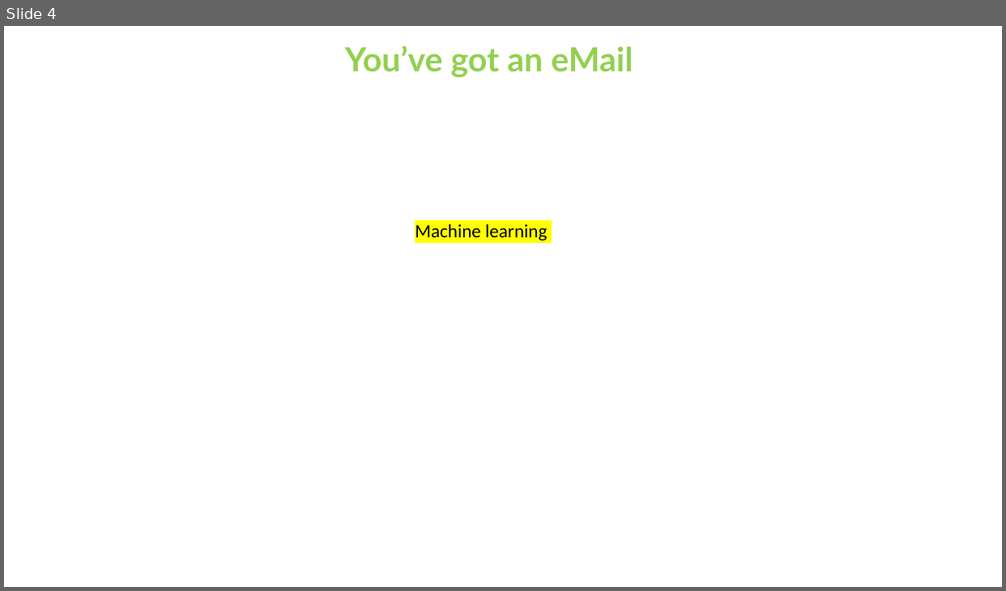
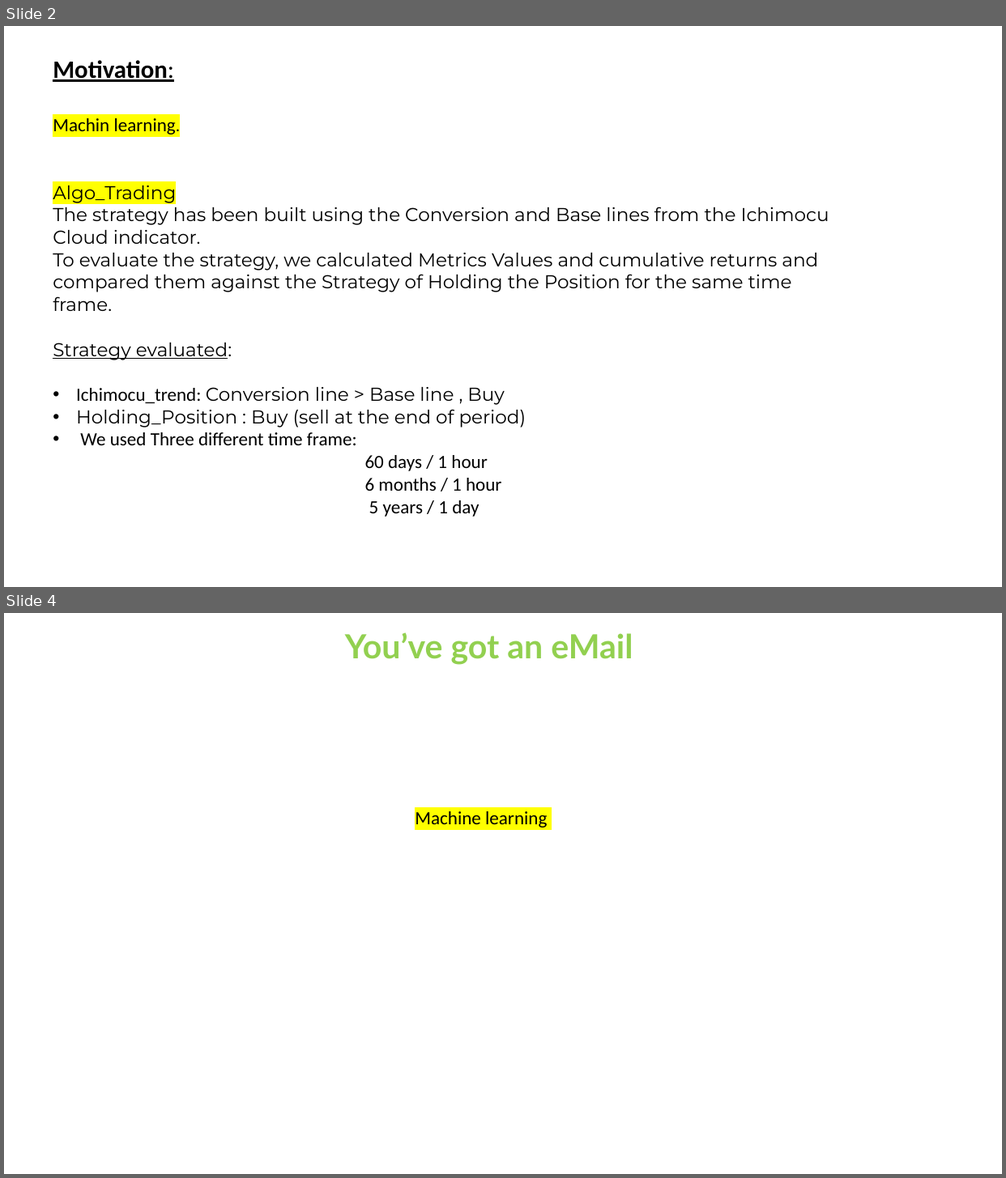
Before and after one commit to Tylryan/Stock-Report, a slide deck: Project_3_presentation_RQ.pptx. Shown one above the other, each under a label of ours: slide 4 before the commit, slides 2 and 4 after it; the slides between them are not shown. The pictures are 1006x591 and 1006x1178 pixels, drawn with LibreOffice and Linux fonts; fonts in the diff are those of the drawing. Boxes give left, top, right and bottom in pixels: in the first picture for what was removed or moved away, otherwise in the second. Text is boxed around its words. In the diff, an @@ line names an element or a change of style, - is before the commit and + after.

```diff
--- a/Project_3_presentation_RQ.pptx
+++ b/Project_3_presentation_RQ.pptx
@@ slide 2 added at (x1=4, y1=26, x2=1002, y2=587), background #FFFFFF @@
@@ text added at (x1=53, y1=60, x2=829, y2=517), 18 pt, text #000000 @@
+Motivation:
+Machin learning.
+Algo_Trading
+The strategy has been built using the Conversion and Base lines from the Ichimocu Cloud indicator.
+To evaluate the strategy, we calculated Metrics Values and cumulative returns and compared them against the Strategy of Holding the Position for the same time frame.
+Strategy evaluated:
+• Ichimocu_trend: Conversion line > Base line , Buy
+• Holding_Position : Buy (sell at the end of period)
+• We used Three different time frame:
+60 days / 1 hour
+6 months / 1 hour
+5 years / 1 day
```
Also in this commit, not shown: 4 slides changed, 2 slides removed.
